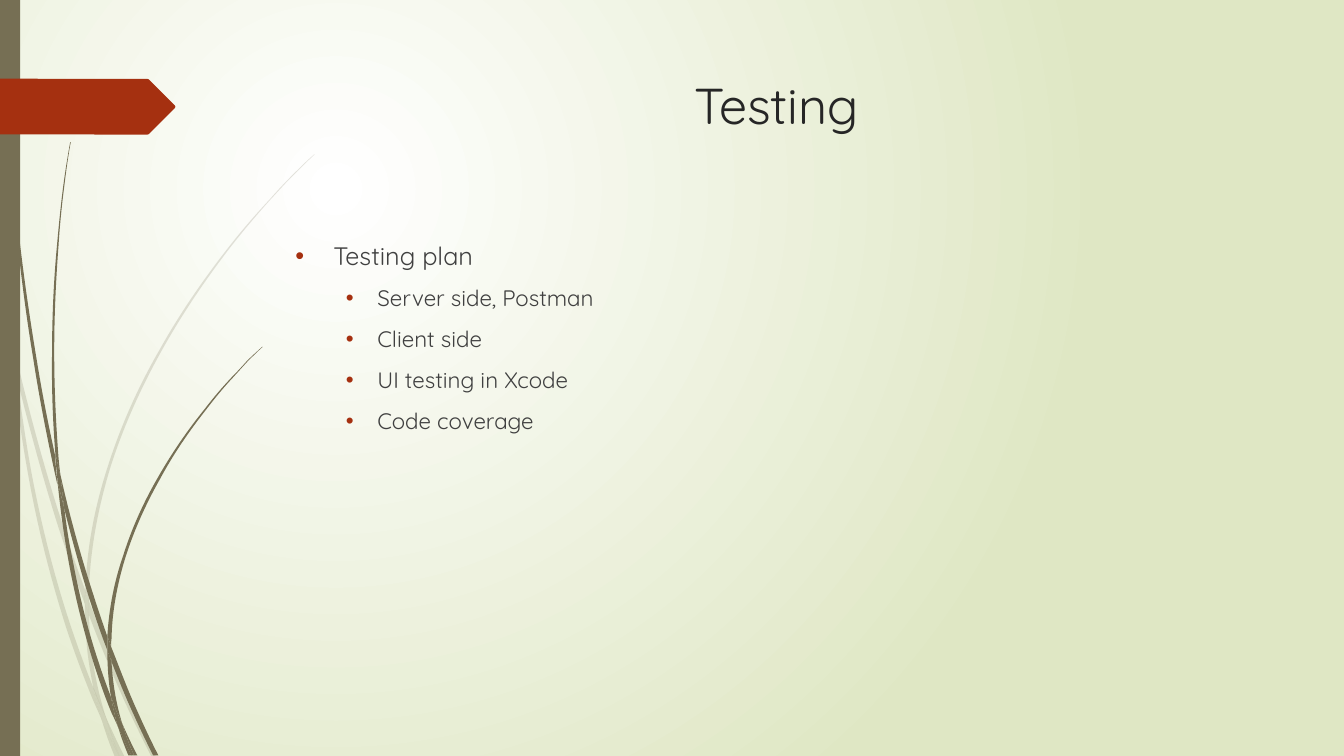
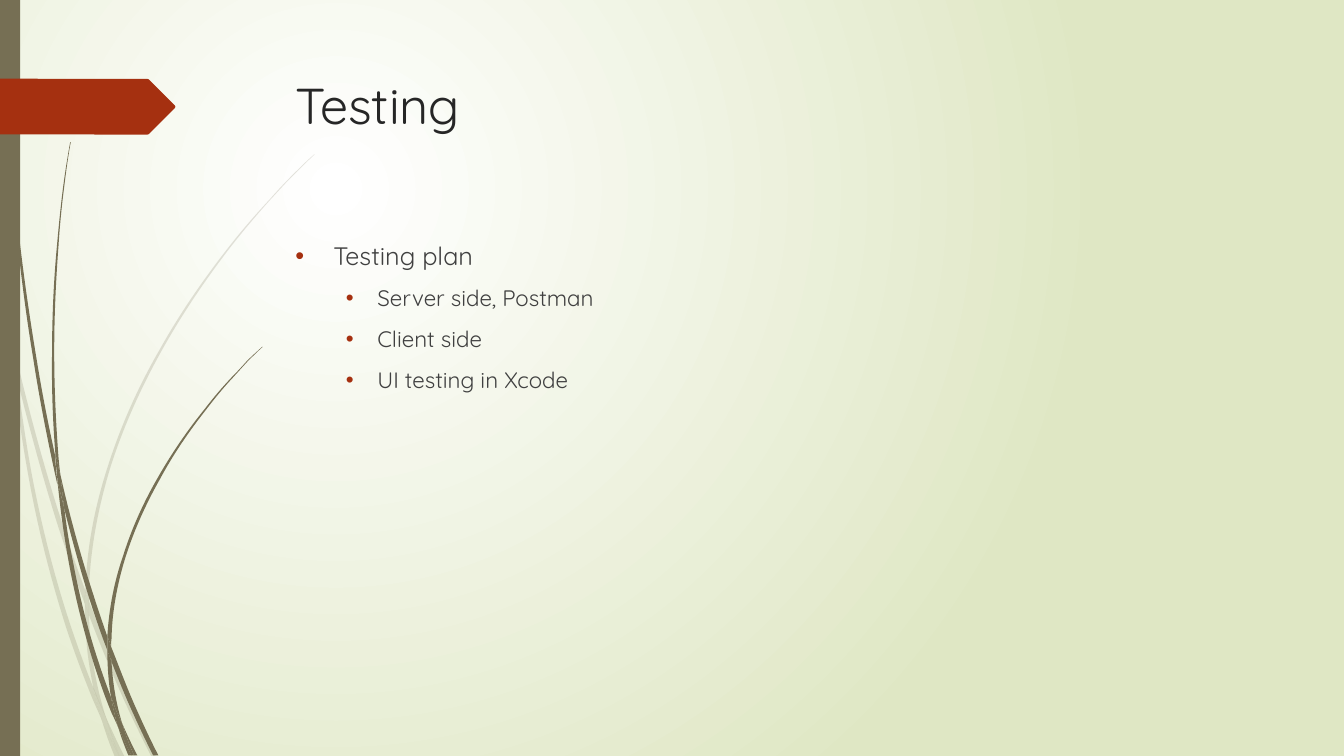
Before and after one commit to wangdezheng/RidingMechanic, a slide deck: slide 19 of Dezheng_Presentation.pptx (slide 17 before the commit). Drawn at 1344x756 pixels with LibreOffice and Linux fonts; fonts in the diff are those of the drawing. Boxes give left, top, right and bottom in pixels: in the first picture for what was removed or moved away, otherwise in the second. Text is boxed around its words. In the diff, an @@ line names an element or a change of style, - is before the commit and + after.

```diff
--- a/Dezheng_Presentation.pptx
+++ b/Dezheng_Presentation.pptx
@@ title "Testing" at [296, 88, 460, 134]: alignment centre to left @@
@@ text at [377, 412, 533, 434]: paragraph removed @@
-  • Code coverage
```
Also in this commit, not shown: 12 other slides changed, 9 slides added, 7 slides removed, 1 other file.
